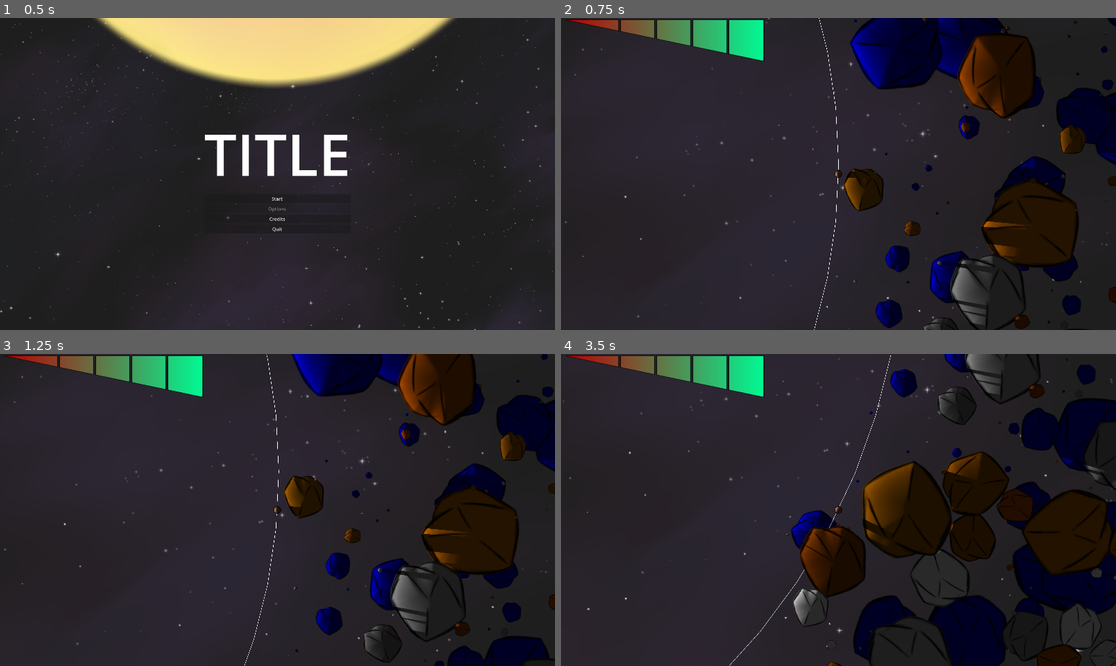
Above: before the commit, frames 1-4 (two rows, left to right).
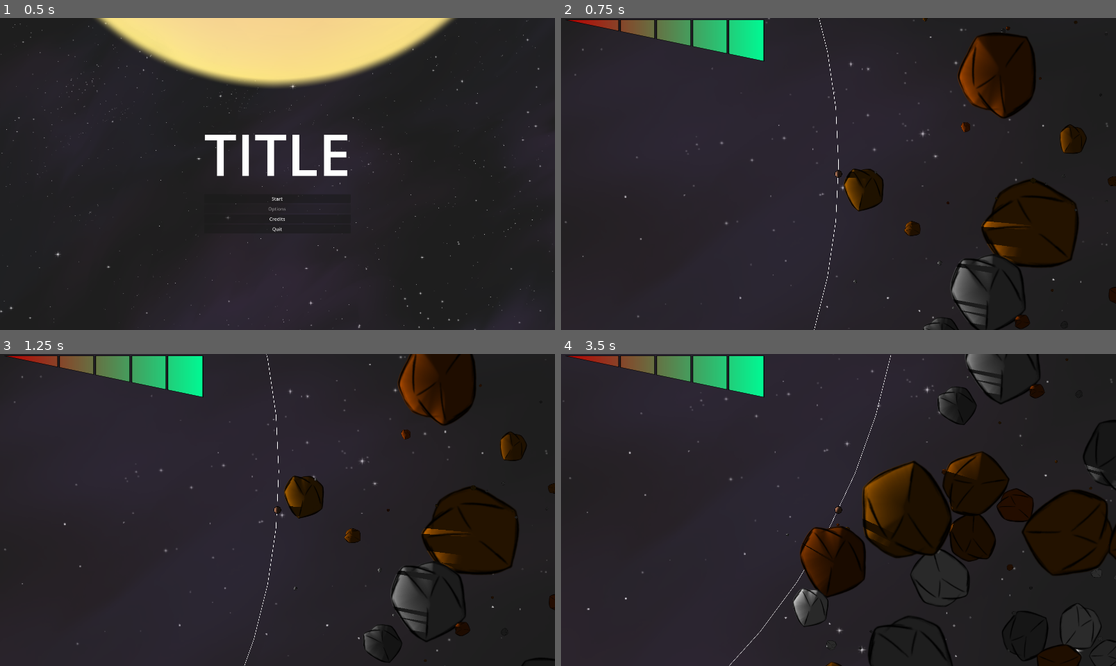
Above: after the commit, the same moments.

Repository: Aroweeri/gmtk2025
Game: Godot game, scene res://scenes/MainMenu.tscn
The game is run twice, just before and just after one commit, with the same random seed, the same clock (stepped at 60 frames per second) and the same inputs.
Inputs:
- Up to frame 1 (0.5 s): no input
- Up to frame 2 (0.75 s): click "Start" at 0.5 s
- Up to frame 3 (1.25 s): no input
- Up to frame 4 (3.5 s): hold Up (ui_up) 1.28-2.03 s; hold Space (boost) 1.28-2.03 s; hold Down (ui_down) 2.03-2.78 s; tap Space (boost) at 2.1 s; hold Up (ui_up) from 2.78 s (still down); hold Space (boost) from 2.78 s (still down)

Frame 1 is identical in both runs. In frame 2, 8.8% of the frame differs, in the area x 52-100%, y 0-100%; in frame 3, 7.7%; in frame 4, 9.5%, in the area x 41-100%, y 0-100%.

Commit message:
Change sound effects, eat ratio, hide blue asteroids.

Diff:
--- a/scenes/Main.tscn
+++ b/scenes/Main.tscn
@@ -11,6 +11,16 @@
 [ext_resource type="AudioStream" uid="uid://dbjebr5jp0l12" path="res://assets/oof.ogg" id="8_jlsqs"]
 [ext_resource type="Texture2D" uid="uid://m3y52r3dbt7q" path="res://assets/Health.png" id="8_wp0k4"]
 [ext_resource type="AudioStream" uid="uid://disjmopfasxnc" path="res://assets/Stream Loops 2024-03-20_02.ogg" id="10_lhr70"]
+[ext_resource type="AudioStream" uid="uid://qh0yjqrb8wr1" path="res://assets/impactGlass_medium_000.ogg" id="11_1nqs0"]
+[ext_resource type="AudioStream" uid="uid://c56q1ppmc7lrf" path="res://assets/impactGlass_medium_001.ogg" id="12_1iba3"]
+[ext_resource type="AudioStream" uid="uid://b78m4vqoh11hg" path="res://assets/impactGlass_medium_002.ogg" id="13_yxlcp"]
+[ext_resource type="AudioStream" uid="uid://b5huyvhtwccr6" path="res://assets/impactGlass_medium_003.ogg" id="14_ebg2g"]
+[ext_resource type="AudioStream" uid="uid://f23th0stl4xc" path="res://assets/impactGlass_medium_004.ogg" id="15_2ofn6"]
+[ext_resource type="AudioStream" uid="uid://453slcvs1f8n" path="res://assets/impactPlate_heavy_000.ogg" id="16_xa025"]
+[ext_resource type="AudioStream" uid="uid://dlcago8sst1g4" path="res://assets/impactPlate_heavy_001.ogg" id="17_36rkl"]
+[ext_resource type="AudioStream" uid="uid://csgc7rqmy7sd6" path="res://assets/impactPlate_heavy_002.ogg" id="18_fs0b5"]
+[ext_resource type="AudioStream" uid="uid://b8cyplx7g0doa" path="res://assets/impactPlate_heavy_003.ogg" id="19_ma7h6"]
+[ext_resource type="AudioStream" uid="uid://dt8q8a67oh43j" path="res://assets/impactPlate_heavy_004.ogg" id="20_e2s0e"]
 
 [sub_resource type="CanvasTexture" id="CanvasTexture_qmy6f"]
 diffuse_texture = ExtResource("5_wp0k4")
@@ -44,6 +54,21 @@
 [sub_resource type="AtlasTexture" id="AtlasTexture_cvmbd"]
 atlas = ExtResource("8_wp0k4")
 region = Rect2(811, 11, 179, 481)
+[sub_resource type="AudioStreamRandomizer" id="AudioStreamRandomizer_gsxep"]
+streams_count = 5
+stream_0/stream = ExtResource("11_1nqs0")
+stream_1/stream = ExtResource("12_1iba3")
+stream_2/stream = ExtResource("13_yxlcp")
+stream_3/stream = ExtResource("14_ebg2g")
+stream_4/stream = ExtResource("15_2ofn6")
+
+[sub_resource type="AudioStreamRandomizer" id="AudioStreamRandomizer_v0vrg"]
+streams_count = 5
+stream_0/stream = ExtResource("16_xa025")
+stream_1/stream = ExtResource("17_36rkl")
+stream_2/stream = ExtResource("18_fs0b5")
+stream_3/stream = ExtResource("19_ma7h6")
+stream_4/stream = ExtResource("20_e2s0e")
 
 [node name="Node2D" type="Node2D"]
 script = ExtResource("1_rarhs")
@@ -137,15 +162,18 @@
 [node name="CanvasModulate" type="CanvasModulate" parent="."]
 color = Color(0.194349, 0.194349, 0.194349, 1)
 
-[node name="AudioStreamPlayer" type="AudioStreamPlayer" parent="."]
-stream = ExtResource("8_jlsqs")
-volume_db = -6.093
-
 [node name="BackgroundMusic" type="AudioStreamPlayer" parent="."]
 stream = ExtResource("10_lhr70")
 volume_db = -10.0
 autoplay = true
 parameters/looping = true
 
+[node name="CollectSFX" type="AudioStreamPlayer" parent="."]
+stream = SubResource("AudioStreamRandomizer_gsxep")
+
+[node name="DamageSFX" type="AudioStreamPlayer" parent="."]
+stream = SubResource("AudioStreamRandomizer_v0vrg")
+
+[connection signal="ateAsteroid" from="PlayerRotator/Player" to="." method="_on_player_ate_asteroid"]
 [connection signal="healthLost" from="PlayerRotator/Player" to="." method="_on_player_health_lost"]
 [connection signal="playerDied" from="PlayerRotator/Player" to="." method="_on_player_player_died"]
--- a/scenes/main.gd
+++ b/scenes/main.gd
@@ -2,11 +2,15 @@
 
 var Obstacle = preload("res://scenes/obstacle.tscn")
 var Obstacle2 = preload("res://scenes/obstacle2.tscn")
+var SFXPlayer;
 
 func _process(_delta: float) -> void:
 	queue_redraw()
 
 func _ready() -> void:
+
+	SFXPlayer = AudioStreamPlayer.new();
+
 	#loop and create 800 different asteroids
 	for i in range(1000):
 
@@ -59,51 +63,50 @@
 		add_child(newObstacle)
 
 	#Layer 2
-	for i in range(1000):
-
-		#use tempRotator and tempPositioner to pick a random angle and go out a random distance, to
-		#distribute astreroids equally around the center.
-		var tempRotator = Node2D.new()
-		var tempPositioner = Node2D.new();
-		tempRotator.rotation = randf()*PI*2
-		tempPositioner.position = Vector2(10000 + (sqrt(randf()*6000)*100), 0);
-		tempRotator.add_child(tempPositioner);
-		var targetPosition = Vector2(tempPositioner.global_position);
-
-		#create the asteroid from the obstacle.tscn scene
-		var newObstacle2 = Obstacle2.instantiate()
-
-		#set it's position using the position calculated above
-		newObstacle2.position = targetPosition
-
-		#use math to determine and set the scale of the new asteroid
-		var myrand = randf()
-		var scaleFactor = (pow(myrand, 5)*10+0.3)/3
-		(newObstacle2.get_node("CollisionShape2D/Sprite2D") as Node2D).scale *= scaleFactor #just sprite size
-
-		#set it's size for eating math
-		newObstacle2.startingSize = newObstacle2.get_node("CollisionShape2D").shape.radius
-		newObstacle2.size = newObstacle2.startingSize * scaleFactor
-
-		#now to scale the collision shape to match the sprite's size (can't just scale it, it breaks)
-		#workaround to avoid changing one asteroid's collision shape causing all the asteroids to use that shape
-		var s = newObstacle2.get_node("CollisionShape2D").shape
-		s = s.duplicate();
-		s.radius *= scaleFactor
-		(newObstacle2.get_node("CollisionShape2D") as CollisionShape2D).shape = s
-
-		#pick a random rotation
-		newObstacle2.rotation = randf()*PI*2
-
-		(newObstacle2 as Node2D).modulate = Color(0, 0, 1)
-
-		#add to scene so it'll be actually be visible
-		add_child(newObstacle2)
+	#for i in range(1000):
+#
+		##use tempRotator and tempPositioner to pick a random angle and go out a random distance, to
+		##distribute astreroids equally around the center.
+		#var tempRotator = Node2D.new()
+		#var tempPositioner = Node2D.new();
+		#tempRotator.rotation = randf()*PI*2
+		#tempPositioner.position = Vector2(10000 + (sqrt(randf()*6000)*100), 0);
+		#tempRotator.add_child(tempPositioner);
+		#var targetPosition = Vector2(tempPositioner.global_position);
+#
+		##create the asteroid from the obstacle.tscn scene
+		#var newObstacle2 = Obstacle2.instantiate()
+#
+		##set it's position using the position calculated above
+		#newObstacle2.position = targetPosition
+#
+		##use math to determine and set the scale of the new asteroid
+		#var myrand = randf()
+		#var scaleFactor = (pow(myrand, 5)*10+0.3)/3
+		#(newObstacle2.get_node("CollisionShape2D/Sprite2D") as Node2D).scale *= scaleFactor #just sprite size
+#
+		##set it's size for eating math
+		#newObstacle2.startingSize = newObstacle2.get_node("CollisionShape2D").shape.radius
+		#newObstacle2.size = newObstacle2.startingSize * scaleFactor
+#
+		##now to scale the collision shape to match the sprite's size (can't just scale it, it breaks)
+		##workaround to avoid changing one asteroid's collision shape causing all the asteroids to use that shape
+		#var s = newObstacle2.get_node("CollisionShape2D").shape
+		#s = s.duplicate();
+		#s.radius *= scaleFactor
+		#(newObstacle2.get_node("CollisionShape2D") as CollisionShape2D).shape = s
+#
+		##pick a random rotation
+		#newObstacle2.rotation = randf()*PI*2
+#
+		#(newObstacle2 as Node2D).modulate = Color(0, 0, 1)
+#
+		##add to scene so it'll be actually be visible
+		#add_child(newObstacle2)
 
 func _on_player_health_lost():
-	$AudioStreamPlayer.play();
 	$CanvasLayer/MarginContainer/healthHBox.get_child($CanvasLayer/MarginContainer/healthHBox.get_children().size()-1).queue_free()
-
+	$DamageSFX.play();
 
 func _input(event: InputEvent) -> void:
 	if(event.is_action_pressed("ui_cancel")): #ESC for now
@@ -118,3 +121,8 @@
 
 func _on_player_player_died() -> void:
 	get_tree().change_scene_to_file("res://scenes/GameOver.tscn")
+	$DamageSFX.play()
+
+
+func _on_player_ate_asteroid() -> void:
+	$CollectSFX.play();
--- a/scripts/player.gd
+++ b/scripts/player.gd
@@ -2,6 +2,7 @@
 
 signal healthLost
 signal playerDied
+signal ateAsteroid
 
 var MINIMUM_HEIGHT = 7624
 var size=0
@@ -22,10 +23,11 @@
 		#absorb
 		var bodyMass = size_to_mass(body.size)
 		var myMass = size_to_mass(size)
-		size = mass_to_size(bodyMass/4+myMass)
+		size = mass_to_size(bodyMass/2+myMass)
 		$Sprite.scale = Vector2(size/startingSize,size/startingSize)
 		$StaticBody2D/CollisionShape2D.shape.radius = startingSize*(size/startingSize)
 		body.queue_free()
+		ateAsteroid.emit()
 	else:
 		health-=1
 		if(health<0):
Not shown, added: assets/impactGlass_medium_000.ogg.import
Not shown, added: assets/impactGlass_medium_001.ogg.import
Not shown, added: assets/impactGlass_medium_002.ogg.import
Not shown, added: assets/impactGlass_medium_003.ogg.import
Not shown, added: assets/impactGlass_medium_004.ogg.import
Not shown, added: assets/impactPlate_heavy_000.ogg.import
Not shown, added: assets/impactPlate_heavy_001.ogg.import
Not shown, added: assets/impactPlate_heavy_002.ogg.import
Not shown, added: assets/impactPlate_heavy_003.ogg.import
Not shown, added: assets/impactPlate_heavy_004.ogg.import
Not shown, added: assets/impactGlass_medium_000.ogg
Not shown, added: assets/impactGlass_medium_001.ogg
(and 8 more such lines)
